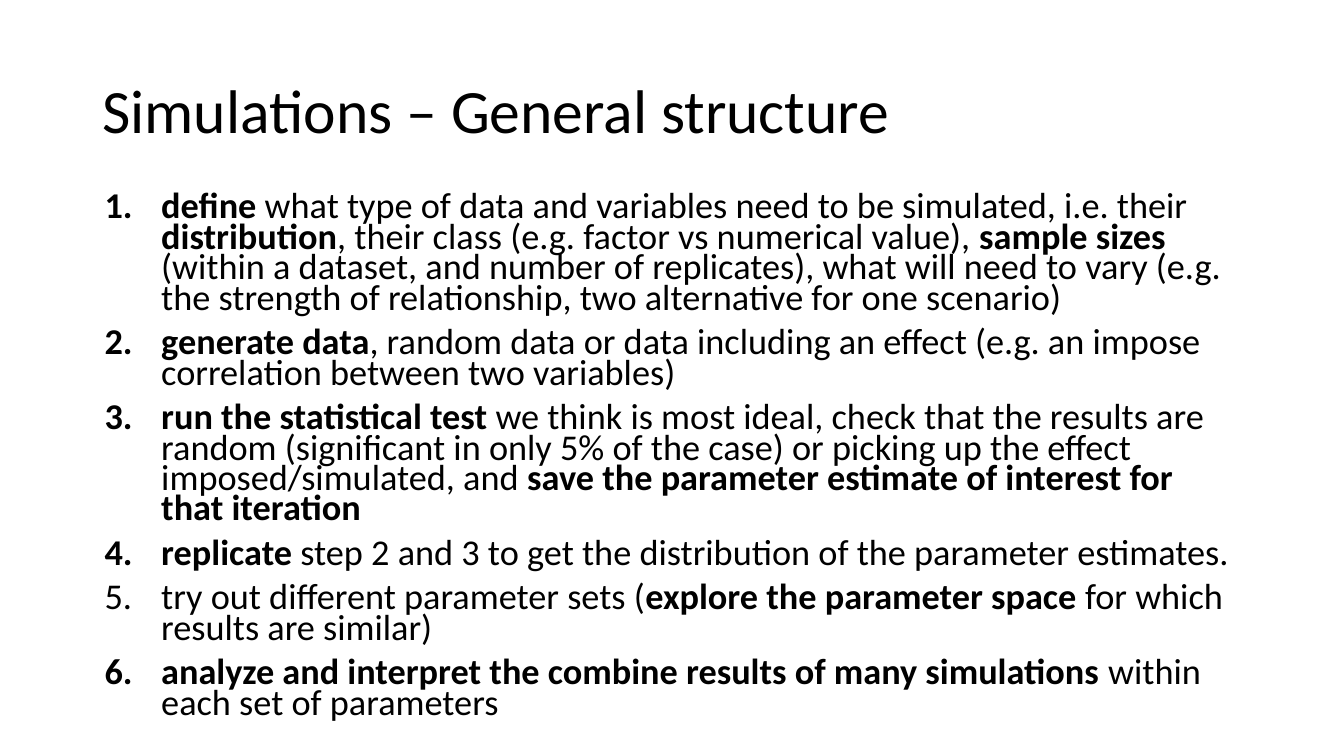
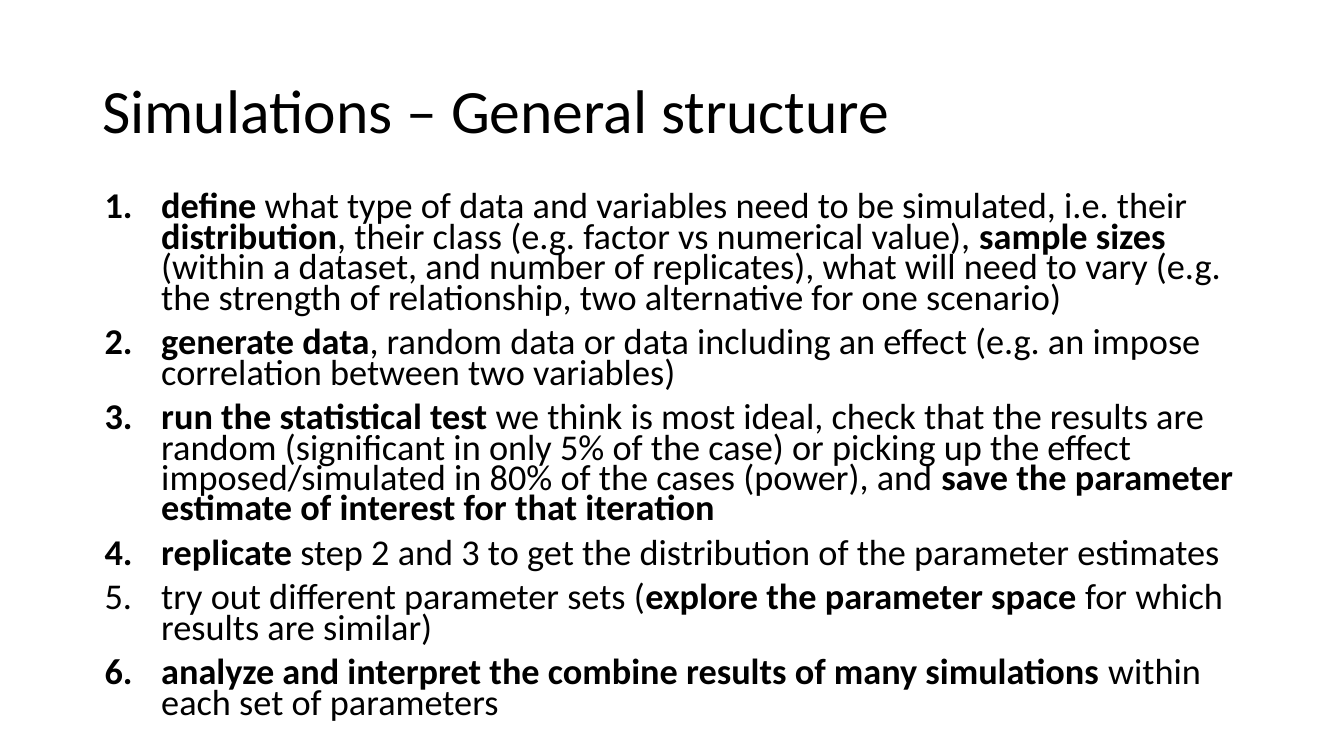
Before and after one commit to MalikaIhle/simulation_course, a slide deck: slide 36 of 6_Simulations.pptx (slide 34 before the commit). Drawn at 1344x756 pixels with LibreOffice and Linux fonts; fonts in the diff are those of the drawing. Boxes give left, top, right and bottom in pixels: in the first picture for what was removed or moved away, otherwise in the second. Text is boxed around its words. In the diff, an @@ line names an element or a change of style, - is before the commit and + after.

```diff
--- a/6_Simulations.pptx
+++ b/6_Simulations.pptx
@@ text at [161, 403, 1233, 572]: text changed @@
-3. run the statistical test we think is most ideal, check that the results are random (significant in only 5% of the case) or picking up the effect imposed/simulated, and save the parameter estimate of interest for that iteration
-4. replicate step 2 and 3 to get the distribution of the parameter estimates.
+3. run the statistical test we think is most ideal, check that the results are random (significant in only 5% of the case) or picking up the effect imposed/simulated in 80% of the cases (power), and save the parameter estimate of interest for that iteration
+4. replicate step 2 and 3 to get the distribution of the parameter estimates
```
Also in this commit, not shown: 12 other slides changed, 4 slides added, 2 slides removed.
